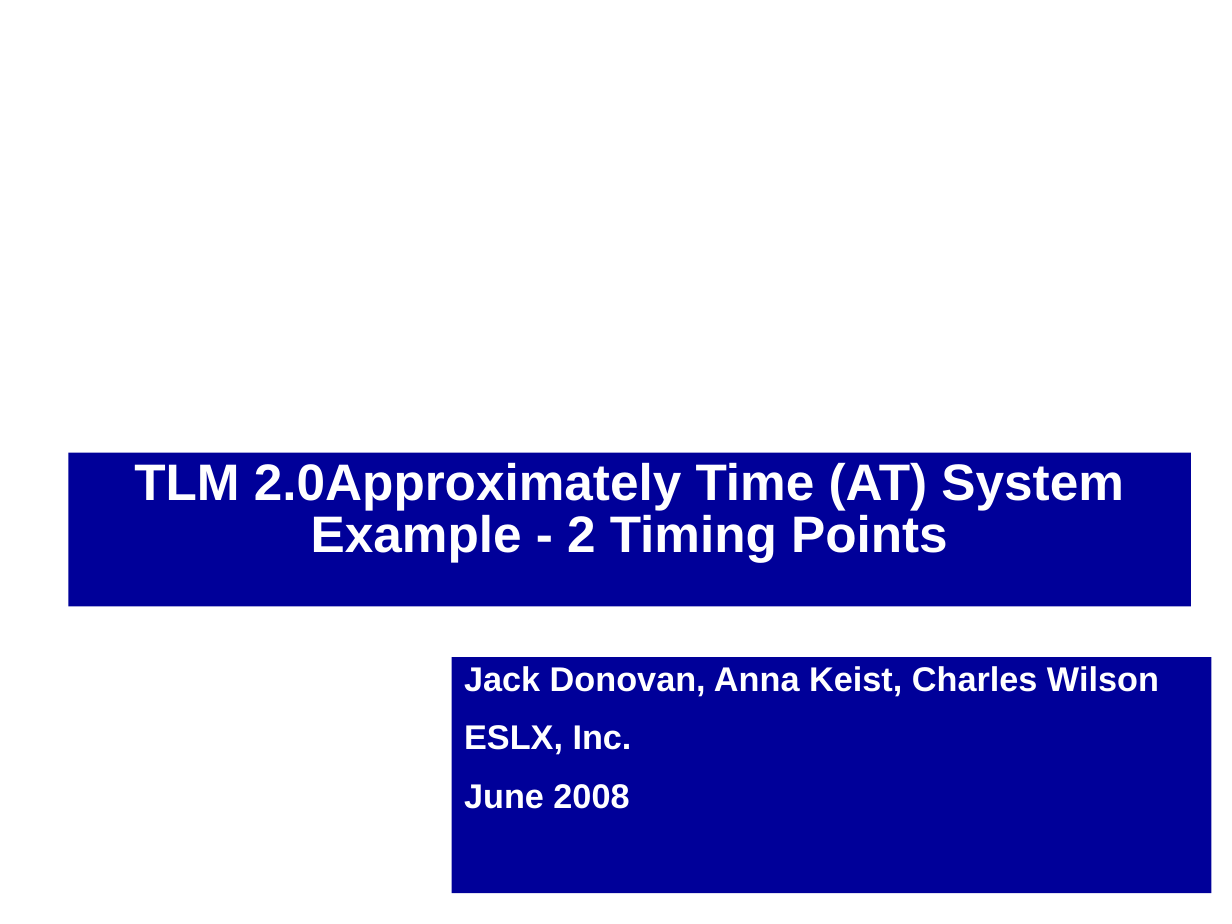
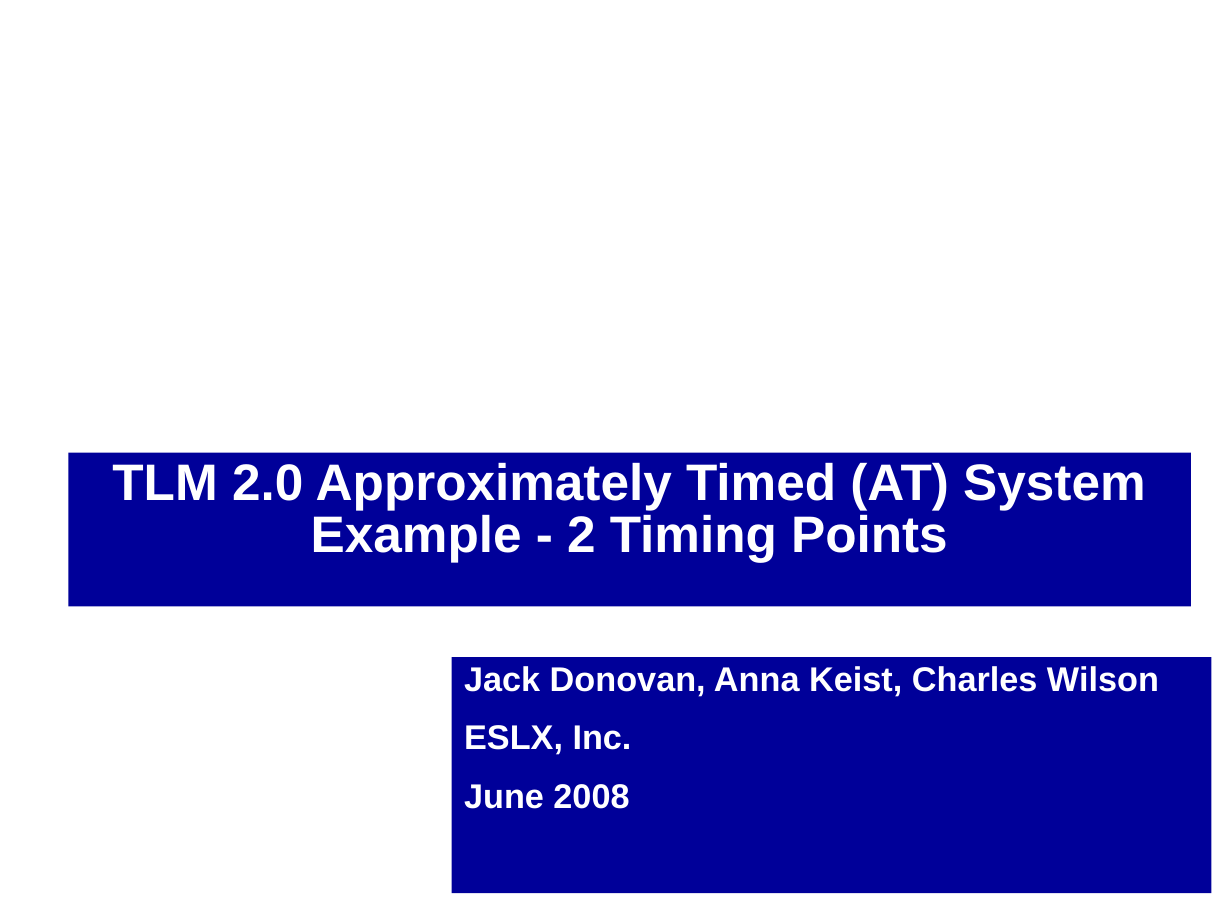
Before and after one commit to accellera-official/systemc, a slide deck: slide 1 of examples/tlm/at_2_phase/docs/at_2_phase_example.ppt. Drawn at 1232x924 pixels with LibreOffice and Linux fonts; fonts in the diff are those of the drawing; background and template pictures are left out. Boxes give left, top, right and bottom in pixels: in the first picture for what was removed or moved away, otherwise in the second. Text is boxed around its words. In the diff, an @@ line names an element or a change of style, - is before the commit and + after.

Commit message:
Fix memory management violations and provide more instructive use, in examples.

```diff
--- a/examples/tlm/at_2_phase/docs/at_2_phase_example.ppt
+++ b/examples/tlm/at_2_phase/docs/at_2_phase_example.ppt
@@ title at [112, 462, 1145, 563]: text changed @@
-TLM 2.0Approximately Time (AT) System Example - 2 Timing Points
+TLM 2.0 Approximately Timed (AT) System Example - 2 Timing Points
```
Also in this commit, not shown: 1 other slide changed, 10 other files.
